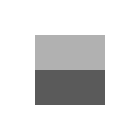
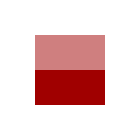
Layers edited between the first and the second 140×140 image:
painted on "Layer" over (35, 35, 105, 105)
